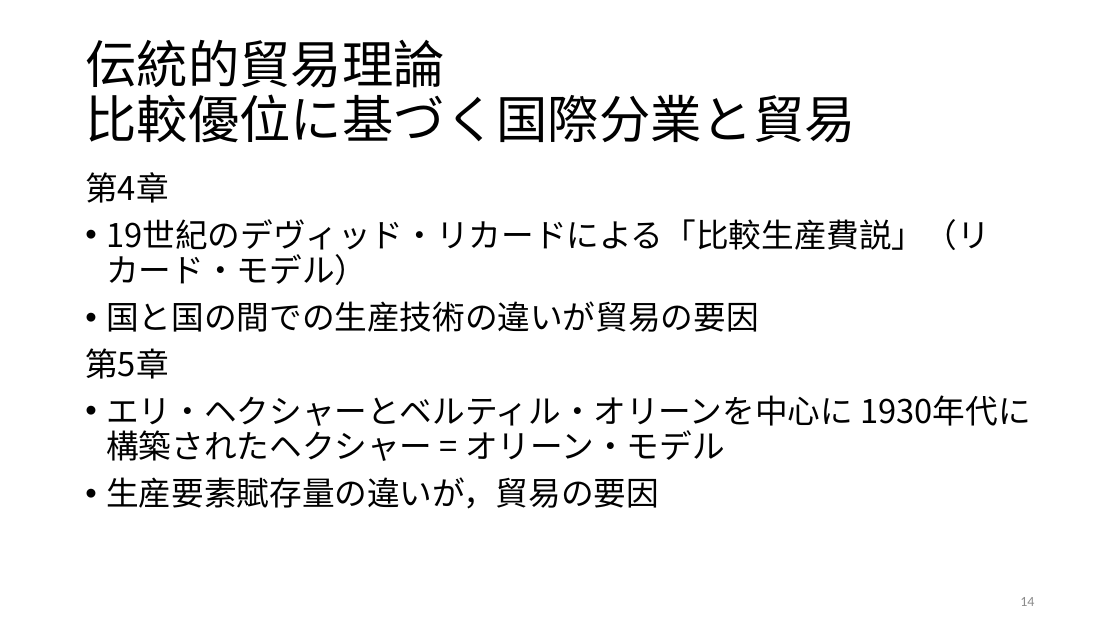
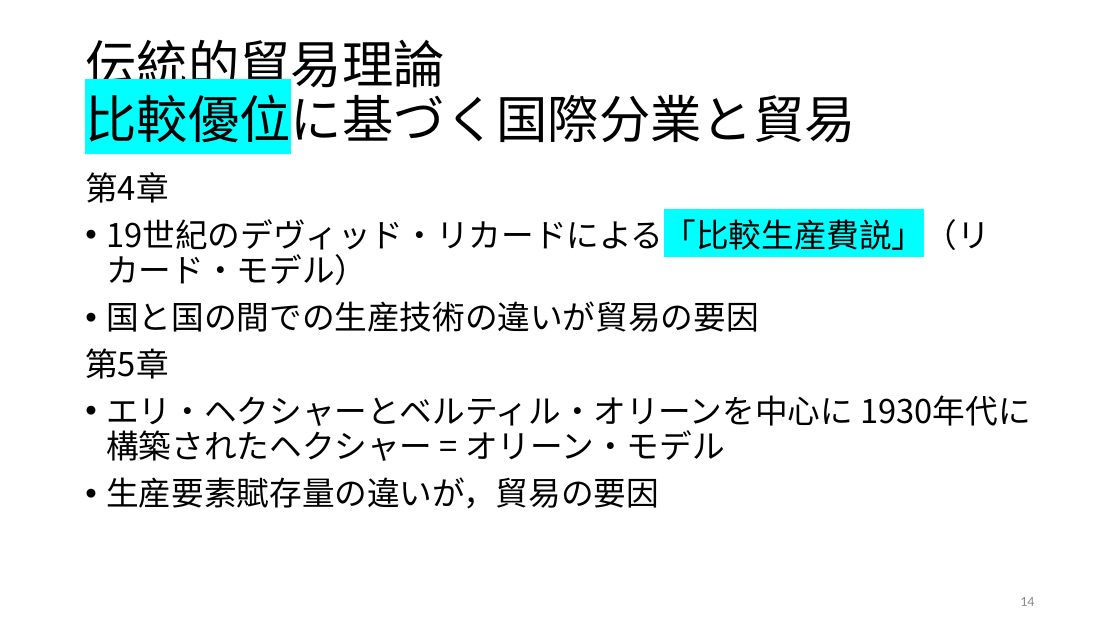
Before and after one commit to ayumu-tanaka/mof2026, a slide deck: slide 14 of slides/00.pptx. Drawn at 1120x630 pixels with LibreOffice and Linux fonts; fonts in the diff are those of the drawing. Boxes give left, top, right and bottom in pixels: in the first picture for what was removed or moved away, otherwise in the second. Text is boxed around its words. In the diff, an @@ line names an element or a change of style, - is before the commit and + after.

```diff
--- a/slides/00.pptx
+++ b/slides/00.pptx
@@ title "伝統的貿易理論 比較優位に基づく国際分業と貿易" at bbox=[85, 40, 856, 151]: highlight none to #00FFFF in "比較優位に基づく国際分業と貿易" @@
@@ text at bbox=[106, 213, 989, 285]: highlight none to #00FFFF in "19世紀のデヴィッド・リカードによる「比較生産費説」（リカード・モデル）" @@
```
Also in this commit, not shown: 6 other slides changed, 1 other file.
